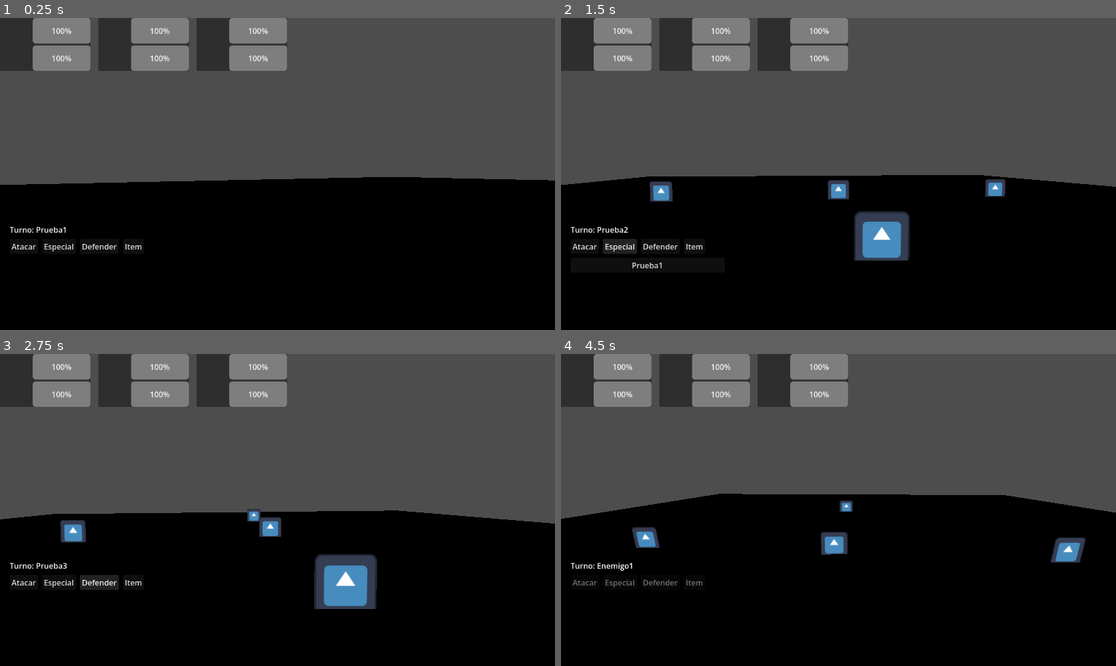
Above: before the commit, frames 1-4 (two rows, left to right).
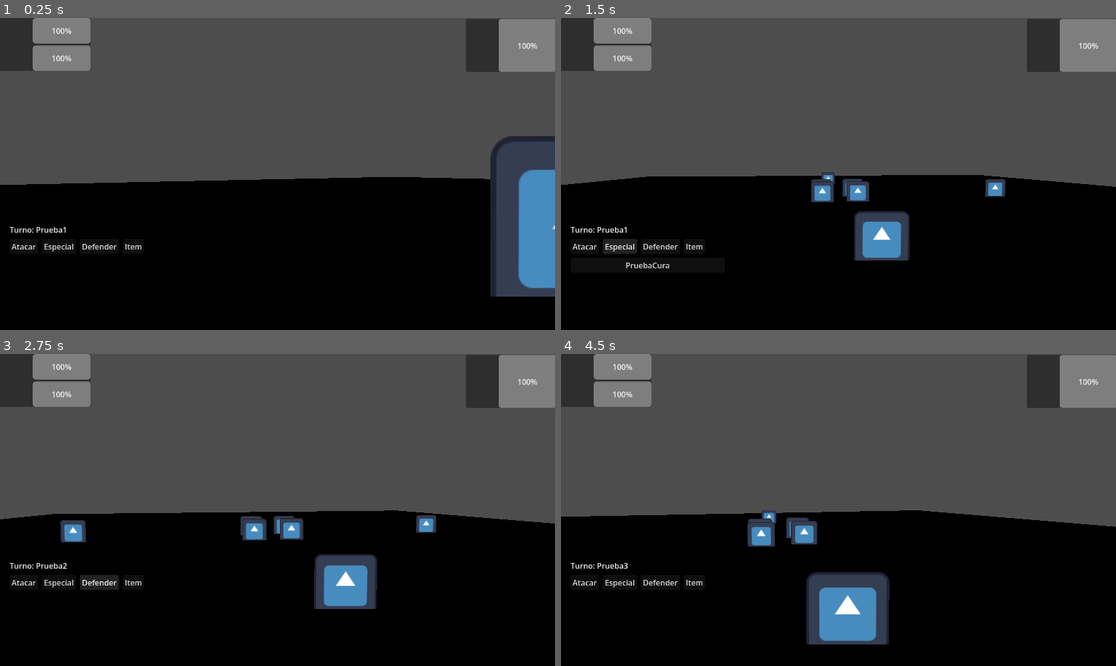
Above: after the commit, the same moments.

Repository: titojuanc/Juego-5-LopezCalo-Melgarejo-Messina-Negri
Game: Godot game, scene res://scenes/battle_arena.tscn
The game is run twice, just before and just after one commit, with the same random seed, the same clock (stepped at 60 frames per second) and the same inputs. The project has no main scene, so this scene is started directly. The engine's default icon, where the game draws it, is replaced by a stand-in: a white triangle on a blue panel in a dark square.
Inputs (mouse positions are in pixels of both pictures, inside the frame that each line leads up to):
- Up to frame 1 (0.25 s): no input
- Up to frame 2 (1.5 s): click "Atacar" at 0.5 s; click "Especial" at 1.25 s
- Up to frame 3 (2.75 s): click "Defender" at 2 s
- Up to frame 4 (4.5 s): click "Item" at 2.75 s; click (649, 600) at 3.5 s, where only the run before the commit has a clickable "DeffATKPrueba"; tap Enter at 4.25 s; hold Right (ui_right) from 4.28 s (still down); tap 1 at 4.35 s

The runs differ from the first frame. In frame 1, 13% of the frame differs, in the area x 17-100%, y 0-90%; in frame 2, 9.3%; in frame 3, 9.2%; in frame 4, 19%, in the area x 0-100%, y 0-94%.
Error after the commit: Invalid access to property or key 'enemigo' on a base object of type 'Node (BattleManager)'. (res://scripts/combate/ui_combate.gd:35)

Commit message:
Creado especiales de cura y hecho que permita más de un enemigo a la vez

Diff:
--- a/rpg/scenes/battle_arena.tscn
+++ b/rpg/scenes/battle_arena.tscn
@@ -8,9 +8,13 @@
 [ext_resource type="Resource" uid="uid://j74bti8ts3xx" path="res://scenes/combate/personajes/PJ_prueba3.tres" id="6_yb4oc"]
 [ext_resource type="Script" uid="uid://blmtf7ntdp5qd" path="res://scripts/combate/camara_combate.gd" id="7_camcombate"]
 [ext_resource type="PackedScene" path="res://scenes/combate/enemigos/personaje_enemigo.tscn" id="8_enemigo"]
-[ext_resource type="Resource" uid="uid://ho5kiidflp3n" path="res://scenes/combate/enemigos/test_enemigo.tres" id="9_datosenemigo"]
+[ext_resource type="Script" uid="uid://ca2ijkkdmetwi" path="res://scripts/recursos/recurso_enemigo.gd" id="8_tmtb4"]
+[ext_resource type="Resource" uid="uid://ho5kiidflp3n" path="res://scenes/combate/enemigos/test_enemigo1.tres" id="9_ts8p1"]
 [ext_resource type="Script" uid="uid://b3m0w2nsoup5h" path="res://scripts/combate/debug_camara.gd" id="10_debugcamara"]
+[ext_resource type="Resource" uid="uid://cnmmf5a2nardi" path="res://scenes/combate/enemigos/test_enemigo2.tres" id="10_ei3no"]
+[ext_resource type="Resource" uid="uid://dnps1qstl00qq" path="res://scenes/combate/enemigos/test_enemigo3.tres" id="11_itwoe"]
 [ext_resource type="PackedScene" uid="uid://dicy87axl3gsg" path="res://scenes/combate/UI/ui_combate.tscn" id="11_uicombate"]
+[ext_resource type="Resource" uid="uid://di7tlmsoc0qnr" path="res://scenes/combate/enemigos/test_enemigo4.tres" id="12_4wnud"]
 
 [sub_resource type="BoxMesh" id="BoxMesh_kfgqx"]
 size = Vector3(50, 1, 50)
@@ -21,15 +25,19 @@
 transform = Transform3D(1, 0, 0, 0, 1, 0, 0, 0, 1, 0, -1, 0)
 mesh = SubResource("BoxMesh_kfgqx")
 
-[node name="BattleManager" type="Node" parent="." unique_id=1487565887 node_paths=PackedStringArray("camara", "enemigo")]
+[node name="BattleManager" type="Node" parent="." unique_id=1487565887 node_paths=PackedStringArray("camara")]
 script = ExtResource("1_battlemgr")
 escena_personaje = ExtResource("2_d3rmf")
+escena_enemigo = ExtResource("8_enemigo")
 equipo = Array[ExtResource("3_j3iaf")]([ExtResource("4_h3p5w"), ExtResource("5_7kbcm"), ExtResource("6_yb4oc")])
 camara = NodePath("../CamaraCombate")
 posiciones_equipo = Array[Vector3]([Vector3(-10, 0, 0), Vector3(0, 0, 10), Vector3(10, 0, 0)])
-enemigo = NodePath("../Enemigo")
+posiciones_enemigos = Array[Vector3]([Vector3(-1, 0, 1), Vector3(1, 0, 1), Vector3(1, 0, -1), Vector3(-1, 0, -1)])
+enemigos = Array[ExtResource("8_tmtb4")]([ExtResource("9_ts8p1"), ExtResource("10_ei3no"), ExtResource("11_itwoe"), ExtResource("12_4wnud")])
 
 [node name="Equipo" type="Node3D" parent="BattleManager" unique_id=1903577391]
+
+[node name="Enemigos" type="Node3D" parent="BattleManager" unique_id=1000325906]
 
 [node name="Tomas" type="Node3D" parent="." unique_id=1409650358]
 
@@ -55,9 +63,6 @@
 toma_enemigo = NodePath("../Tomas/TomaEnemigo")
 tomas_aliados = [NodePath("../Tomas/TomaAliado1"), NodePath("../Tomas/TomaAliado2"), NodePath("../Tomas/TomaAliado3")]
 
-[node name="Enemigo" parent="." unique_id=1737162649 instance=ExtResource("8_enemigo")]
-datos = ExtResource("9_datosenemigo")
-
 [node name="DebugCamara" type="Node" parent="." unique_id=342872099 node_paths=PackedStringArray("camara")]
 script = ExtResource("10_debugcamara")
 camara = NodePath("../CamaraCombate")
@@ -66,7 +71,5 @@
 battle_manager = NodePath("../BattleManager")
 
 [connection signal="turno_cambio" from="BattleManager" to="UiCombate" method="actualizar_turno"]
-[connection signal="ataque_realizado" from="Enemigo/Combate" to="CamaraCombate" method="enfocar_enemigo"]
 
-[editable path="Enemigo"]
 [editable path="UiCombate"]
--- a/rpg/scenes/combate/UI/ui_combate.tscn
+++ b/rpg/scenes/combate/UI/ui_combate.tscn
@@ -1,6 +1,8 @@
 [gd_scene format=3 uid="uid://dicy87axl3gsg"]
 
-[ext_resource type="Script" path="res://scripts/combate/ui_combate.gd" id="1_uiscript"]
+[ext_resource type="Script" uid="uid://sci2lrf876w5" path="res://scripts/combate/ui_combate.gd" id="1_uiscript"]
+[ext_resource type="PackedScene" uid="uid://c7q2n6duk52qi" path="res://scenes/combate/UI/ui_estado_party.tscn" id="2_bd624"]
+[ext_resource type="PackedScene" uid="uid://tp8uvod817c2" path="res://scenes/combate/UI/ui_estado.tscn" id="3_51nio"]
 
 [node name="UiCombate" type="CanvasLayer" unique_id=1715428037]
 script = ExtResource("1_uiscript")
@@ -13,94 +15,28 @@
 grow_horizontal = 2
 grow_vertical = 2
 
-[node name="HBoxContainer" type="HBoxContainer" parent="Control" unique_id=1888852998]
+[node name="ContainerEstadoParty" type="HBoxContainer" parent="Control" unique_id=1888852998]
 layout_mode = 0
 offset_right = 700.0
 offset_bottom = 110.0
 theme_override_constants/separation = 16
 
-[node name="PanelContainer" type="PanelContainer" parent="Control/HBoxContainer" unique_id=952530340]
+[node name="PanelContainer" parent="Control/ContainerEstadoParty" unique_id=1056025193 instance=ExtResource("2_bd624")]
 layout_mode = 2
 
-[node name="Contenido" type="HBoxContainer" parent="Control/HBoxContainer/PanelContainer"]
+[node name="ContainerEstadoFoes" type="HBoxContainer" parent="Control" unique_id=2114864552]
+layout_mode = 0
+offset_left = 455.0
+offset_top = 2.0
+offset_right = 1155.0
+offset_bottom = 112.0
+theme_override_constants/separation = 16
+alignment = 2
+
+[node name="PanelContainer" parent="Control/ContainerEstadoFoes" unique_id=1939494548 instance=ExtResource("3_51nio")]
 layout_mode = 2
 
-[node name="Retrato" type="TextureRect" parent="Control/HBoxContainer/PanelContainer/Contenido"]
-custom_minimum_size = Vector2(64, 64)
-layout_mode = 2
-stretch_mode = 5
-
-[node name="Barras" type="VBoxContainer" parent="Control/HBoxContainer/PanelContainer/Contenido"]
-layout_mode = 2
-size_flags_vertical = 3
-
-[node name="BarraVida" type="ProgressBar" parent="Control/HBoxContainer/PanelContainer/Contenido/Barras"]
-custom_minimum_size = Vector2(120, 0)
-layout_mode = 2
-size_flags_vertical = 3
-value = 100.0
-
-[node name="BarraEnergia" type="ProgressBar" parent="Control/HBoxContainer/PanelContainer/Contenido/Barras"]
-custom_minimum_size = Vector2(120, 0)
-layout_mode = 2
-size_flags_vertical = 3
-value = 100.0
-
-[node name="PanelContainer2" type="PanelContainer" parent="Control/HBoxContainer" unique_id=908566915]
-layout_mode = 2
-
-[node name="Contenido" type="HBoxContainer" parent="Control/HBoxContainer/PanelContainer2"]
-layout_mode = 2
-
-[node name="Retrato" type="TextureRect" parent="Control/HBoxContainer/PanelContainer2/Contenido"]
-custom_minimum_size = Vector2(64, 64)
-layout_mode = 2
-stretch_mode = 5
-
-[node name="Barras" type="VBoxContainer" parent="Control/HBoxContainer/PanelContainer2/Contenido"]
-layout_mode = 2
-size_flags_vertical = 3
-
-[node name="BarraVida" type="ProgressBar" parent="Control/HBoxContainer/PanelContainer2/Contenido/Barras"]
-custom_minimum_size = Vector2(120, 0)
-layout_mode = 2
-size_flags_vertical = 3
-value = 100.0
-
-[node name="BarraEnergia" type="ProgressBar" parent="Control/HBoxContainer/PanelContainer2/Contenido/Barras"]
-custom_minimum_size = Vector2(120, 0)
-layout_mode = 2
-size_flags_vertical = 3
-value = 100.0
-
-[node name="PanelContainer3" type="PanelContainer" parent="Control/HBoxContainer" unique_id=86873574]
-layout_mode = 2
-
-[node name="Contenido" type="HBoxContainer" parent="Control/HBoxContainer/PanelContainer3"]
-layout_mode = 2
-
-[node name="Retrato" type="TextureRect" parent="Control/HBoxContainer/PanelContainer3/Contenido"]
-custom_minimum_size = Vector2(64, 64)
-layout_mode = 2
-stretch_mode = 5
-
-[node name="Barras" type="VBoxContainer" parent="Control/HBoxContainer/PanelContainer3/Contenido"]
-layout_mode = 2
-size_flags_vertical = 3
-
-[node name="BarraVida" type="ProgressBar" parent="Control/HBoxContainer/PanelContainer3/Contenido/Barras"]
-custom_minimum_size = Vector2(120, 0)
-layout_mode = 2
-size_flags_vertical = 3
-value = 100.0
-
-[node name="BarraEnergia" type="ProgressBar" parent="Control/HBoxContainer/PanelContainer3/Contenido/Barras"]
-custom_minimum_size = Vector2(120, 0)
-layout_mode = 2
-size_flags_vertical = 3
-value = 100.0
-
-[node name="Menu" type="VBoxContainer" parent="Control"]
+[node name="Menu" type="VBoxContainer" parent="Control" unique_id=213839313]
 layout_mode = 0
 anchor_top = 1.0
 anchor_bottom = 1.0
@@ -111,30 +47,30 @@
 grow_vertical = 0
 theme_override_constants/separation = 8
 
-[node name="Turno" type="Label" parent="Control/Menu"]
+[node name="Turno" type="Label" parent="Control/Menu" unique_id=1994618504]
 layout_mode = 2
 text = "Turno: -"
 
-[node name="Botones" type="HBoxContainer" parent="Control/Menu"]
+[node name="Botones" type="HBoxContainer" parent="Control/Menu" unique_id=1113977392]
 layout_mode = 2
 theme_override_constants/separation = 8
 
-[node name="BotonAtacar" type="Button" parent="Control/Menu/Botones"]
+[node name="BotonAtacar" type="Button" parent="Control/Menu/Botones" unique_id=1309103864]
 layout_mode = 2
 text = "Atacar"
 
-[node name="BotonEspecial" type="Button" parent="Control/Menu/Botones"]
+[node name="BotonEspecial" type="Button" parent="Control/Menu/Botones" unique_id=2042860255]
 layout_mode = 2
 text = "Especial"
 
-[node name="BotonDefender" type="Button" parent="Control/Menu/Botones"]
+[node name="BotonDefender" type="Button" parent="Control/Menu/Botones" unique_id=2136656740]
 layout_mode = 2
 text = "Defender"
 
-[node name="BotonItem" type="Button" parent="Control/Menu/Botones"]
+[node name="BotonItem" type="Button" parent="Control/Menu/Botones" unique_id=1510532796]
 layout_mode = 2
 text = "Item"
 
-[node name="SubMenu" type="VBoxContainer" parent="Control/Menu"]
+[node name="SubMenu" type="VBoxContainer" parent="Control/Menu" unique_id=1257457460]
+visible = false
 layout_mode = 2
-visible = false
--- /dev/null
+++ b/rpg/scenes/combate/UI/ui_estado.tscn
@@ -0,0 +1,21 @@
+[gd_scene format=3 uid="uid://tp8uvod817c2"]
+
+[node name="PanelContainer" type="PanelContainer" unique_id=1056025193]
+
+[node name="Contenido" type="HBoxContainer" parent="." unique_id=1323515144]
+layout_mode = 2
+
+[node name="Retrato" type="TextureRect" parent="Contenido" unique_id=741850456]
+custom_minimum_size = Vector2(64, 64)
+layout_mode = 2
+stretch_mode = 5
+
+[node name="Barras" type="VBoxContainer" parent="Contenido" unique_id=763885399]
+layout_mode = 2
+size_flags_vertical = 3
+
+[node name="BarraVida" type="ProgressBar" parent="Contenido/Barras" unique_id=1209497321]
+custom_minimum_size = Vector2(120, 0)
+layout_mode = 2
+size_flags_vertical = 3
+value = 100.0
--- /dev/null
+++ b/rpg/scenes/combate/UI/ui_estado_party.tscn
@@ -0,0 +1,11 @@
+[gd_scene format=3 uid="uid://c7q2n6duk52qi"]
+
+[ext_resource type="PackedScene" uid="uid://tp8uvod817c2" path="res://scenes/combate/UI/ui_estado.tscn" id="1_88q62"]
+
+[node name="PanelContainer" unique_id=1056025193 instance=ExtResource("1_88q62")]
+
+[node name="BarraEnergia" type="ProgressBar" parent="Contenido/Barras" parent_id_path=PackedInt32Array(763885399) index="1" unique_id=906017100]
+custom_minimum_size = Vector2(120, 0)
+layout_mode = 2
+size_flags_vertical = 3
+value = 100.0
--- a/rpg/scenes/combate/ataques_especiales/Ataque_prueba1.tres
+++ b/rpg/scenes/combate/ataques_especiales/Ataque_prueba1.tres
@@ -4,7 +4,7 @@
 
 [resource]
 script = ExtResource("1_81rrf")
-nombre = "Prueba1"
+nombre = "PruebaCura"
 "daño" = 50
 costo_energia = 10
 descripcion = "Esto es un ataque especial de prueba"
--- /dev/null
+++ b/rpg/scenes/combate/ataques_especiales/Cura_prueba1.tres
@@ -0,0 +1,11 @@
+[gd_resource type="Resource" script_class="RecursoAtaqueEspecial" format=3 uid="uid://ksivr7k45yfn"]
+
+[ext_resource type="Script" uid="uid://cr321xta8d7vw" path="res://scripts/recursos/recurso_ataque_especial.gd" id="1_ilvg4"]
+
+[resource]
+script = ExtResource("1_ilvg4")
+nombre = "PruebaDaño"
+"daño" = 50
+costo_energia = 10
+descripcion = "Esto es un ataque especial de prueba"
+metadata/_custom_type_script = "uid://cr321xta8d7vw"
--- /dev/null
+++ b/rpg/scenes/combate/enemigos/test_enemigo2.tres
@@ -0,0 +1,13 @@
+[gd_resource type="Resource" script_class="RecursoEnemigo" format=3 uid="uid://cnmmf5a2nardi"]
+
+[ext_resource type="Script" uid="uid://ca2ijkkdmetwi" path="res://scripts/recursos/recurso_enemigo.gd" id="1_2ygaq"]
+[ext_resource type="Texture2D" uid="uid://c2toy2ejc52at" path="res://icon.svg" id="2_esk1s"]
+
+[resource]
+script = ExtResource("1_2ygaq")
+nombre = "Enemigo1"
+vida_max = 500
+descripcion = "Este es un enemigo de prueba"
+ataque = 30
+textura = ExtResource("2_esk1s")
+metadata/_custom_type_script = "uid://ca2ijkkdmetwi"
--- /dev/null
+++ b/rpg/scenes/combate/enemigos/test_enemigo3.tres
@@ -0,0 +1,13 @@
+[gd_resource type="Resource" script_class="RecursoEnemigo" format=3 uid="uid://dnps1qstl00qq"]
+
+[ext_resource type="Script" uid="uid://ca2ijkkdmetwi" path="res://scripts/recursos/recurso_enemigo.gd" id="1_bpf2x"]
+[ext_resource type="Texture2D" uid="uid://c2toy2ejc52at" path="res://icon.svg" id="2_cw3ps"]
+
+[resource]
+script = ExtResource("1_bpf2x")
+nombre = "Enemigo1"
+vida_max = 500
+descripcion = "Este es un enemigo de prueba"
+ataque = 30
+textura = ExtResource("2_cw3ps")
+metadata/_custom_type_script = "uid://ca2ijkkdmetwi"
--- /dev/null
+++ b/rpg/scenes/combate/enemigos/test_enemigo4.tres
@@ -0,0 +1,13 @@
+[gd_resource type="Resource" script_class="RecursoEnemigo" format=3 uid="uid://di7tlmsoc0qnr"]
+
+[ext_resource type="Script" uid="uid://ca2ijkkdmetwi" path="res://scripts/recursos/recurso_enemigo.gd" id="1_qwwuq"]
+[ext_resource type="Texture2D" uid="uid://c2toy2ejc52at" path="res://icon.svg" id="2_wkmbb"]
+
+[resource]
+script = ExtResource("1_qwwuq")
+nombre = "Enemigo1"
+vida_max = 500
+descripcion = "Este es un enemigo de prueba"
+ataque = 30
+textura = ExtResource("2_wkmbb")
+metadata/_custom_type_script = "uid://ca2ijkkdmetwi"
--- a/rpg/scenes/combate/personajes/PJ_prueba3.tres
+++ b/rpg/scenes/combate/personajes/PJ_prueba3.tres
@@ -4,7 +4,7 @@
 [ext_resource type="Resource" uid="uid://fs4a4q1muxlb" path="res://scenes/combate/armas/Arma_prueba3.tres" id="1_jf8b0"]
 [ext_resource type="Script" uid="uid://b8e256pukfayp" path="res://scripts/recursos/recurso_item.gd" id="2_6grfa"]
 [ext_resource type="Script" uid="uid://b8536t7dcpoos" path="res://scripts/recursos/recurso_personaje_combate.gd" id="3_i8bl3"]
-[ext_resource type="Resource" uid="uid://dptb0ei6sief" path="res://scenes/combate/ataques_especiales/Ataque_prueba1.tres" id="3_q02fx"]
+[ext_resource type="Resource" uid="uid://ksivr7k45yfn" path="res://scenes/combate/ataques_especiales/Cura_prueba1.tres" id="3_jf8b0"]
 [ext_resource type="Resource" uid="uid://2mh0ud3g87ln" path="res://scenes/combate/items/DEFF_atk_prueba.tres" id="5_cdcee"]
 [ext_resource type="Resource" uid="uid://dgydfdsc4w06b" path="res://scenes/combate/items/DEFF_def_prueba.tres" id="6_2yfek"]
 [ext_resource type="Texture2D" uid="uid://c2toy2ejc52at" path="res://icon.svg" id="8_rsv7q"]
@@ -13,7 +13,7 @@
 script = ExtResource("3_i8bl3")
 nombre = "Prueba3"
 arma = ExtResource("1_jf8b0")
-ataques_especiales = Array[ExtResource("1_11hll")]([ExtResource("3_q02fx")])
+ataques_especiales = Array[ExtResource("1_11hll")]([ExtResource("3_jf8b0")])
 inventario = Array[ExtResource("2_6grfa")]([ExtResource("5_cdcee"), ExtResource("6_2yfek")])
 textura = ExtResource("8_rsv7q")
 metadata/_custom_type_script = "uid://b8536t7dcpoos"
--- a/rpg/scripts/combate/battle_manager.gd
+++ b/rpg/scripts/combate/battle_manager.gd
@@ -5,29 +5,35 @@
 
 @export var escena_personaje: PackedScene
 
+@export var escena_enemigo: PackedScene
+
 @export var equipo: Array[RecursoPersonajeCombate] = []
 
 @export var camara: CamaraCombate
 
 @export var posiciones_equipo: Array[Vector3] = []
 
-@export var enemigo: PersonajeEnemigo
+@export var posiciones_enemigos: Array[Vector3] = []
+
+@export var enemigos: Array[RecursoEnemigo] = []
 
 @export var demora_turno_enemigo: float = 1.0
 
 @onready var contenedor_equipo: Node3D = $Equipo
 
+@onready var contenedor_enemigos: Node3D = $Enemigos
+
+
 var _combatientes: Array = []
 var _turno_actual: int = -1
 
 func _ready() -> void:
-	_generar_equipo()
+	_generar_equipos()
 	_combatientes = contenedor_equipo.get_children()
-	if enemigo:
-		_combatientes.append(enemigo)
+	_combatientes.append_array(contenedor_enemigos.get_children())
 	avanzar_turno.call_deferred()
 
-func _generar_equipo() -> void:
+func _generar_equipos() -> void:
 	if escena_personaje == null:
 		return
 	var cantidad := clampi(equipo.size(), 1, 3)
@@ -37,6 +43,14 @@
 		contenedor_equipo.add_child(personaje)
 		if i < posiciones_equipo.size():
 			personaje.position = posiciones_equipo[i]
+	cantidad = clampi(enemigos.size(), 1, 4)
+	for i in cantidad:
+		var enemigo: PersonajeEnemigo = escena_enemigo.instantiate()
+		enemigo.datos = enemigos[i]
+		contenedor_enemigos.add_child(enemigo)
+		if i < posiciones_enemigos.size():
+			enemigo.position = posiciones_enemigos[i]
+
 
 func personaje_actual() -> Node3D:
 	if _turno_actual < 0 or _turno_actual >= _combatientes.size():
@@ -55,20 +69,20 @@
 	var actor := personaje_actual()
 	turno_cambio.emit(actor)
 	_mover_camara_a(actor)
-	if actor == enemigo:
-		_turno_enemigo()
+	if contenedor_enemigos.get_children().has(actor):
+		_turno_enemigo(actor)
 
 func _mover_camara_a(actor: Node3D) -> void:
 	if camara == null or actor == null:
 		return
-	if actor == enemigo:
+	if contenedor_enemigos.get_children().has(actor):
 		camara.enfocar_enemigo()
 	else:
 		var indice := contenedor_equipo.get_children().find(actor)
 		if indice != -1:
 			camara.enfocar_aliado(indice)
 
-func _turno_enemigo() -> void:
+func _turno_enemigo(enemigo: PersonajeEnemigo) -> void:
 	var vivos: Array = contenedor_equipo.get_children().filter(func(p): return p.salud.esta_viva())
 	if not vivos.is_empty():
 		var objetivo = vivos[randi() % vivos.size()]
--- a/rpg/scripts/combate/combate.gd
+++ b/rpg/scripts/combate/combate.gd
@@ -38,5 +38,8 @@
 		return
 	energia_actual -= especial.costo_energia
 	var dano := roundi(especial.daño * bonus_ataque)
-	objetivo.recibir_dano(dano)
+	if(especial.tipoSpell == especial.TipoSpell.DAÑO ):
+		objetivo.recibir_dano(dano)
+	else:
+		objetivo.curar(dano)
 	ataque_realizado.emit(propietario, objetivo, dano)
--- a/rpg/scripts/recursos/recurso_ataque_especial.gd
+++ b/rpg/scripts/recursos/recurso_ataque_especial.gd
@@ -1,7 +1,9 @@
 extends Resource
 class_name RecursoAtaqueEspecial
+enum TipoSpell {DAÑO, CURA}
 
 @export var nombre: String
+@export var tipoSpell: TipoSpell
 @export var daño: int = 0
 @export var costo_energia: int = 0
 @export var descripcion: String
Renamed: rpg/scenes/combate/enemigos/test_enemigo.tres -> rpg/scenes/combate/enemigos/test_enemigo1.tres
